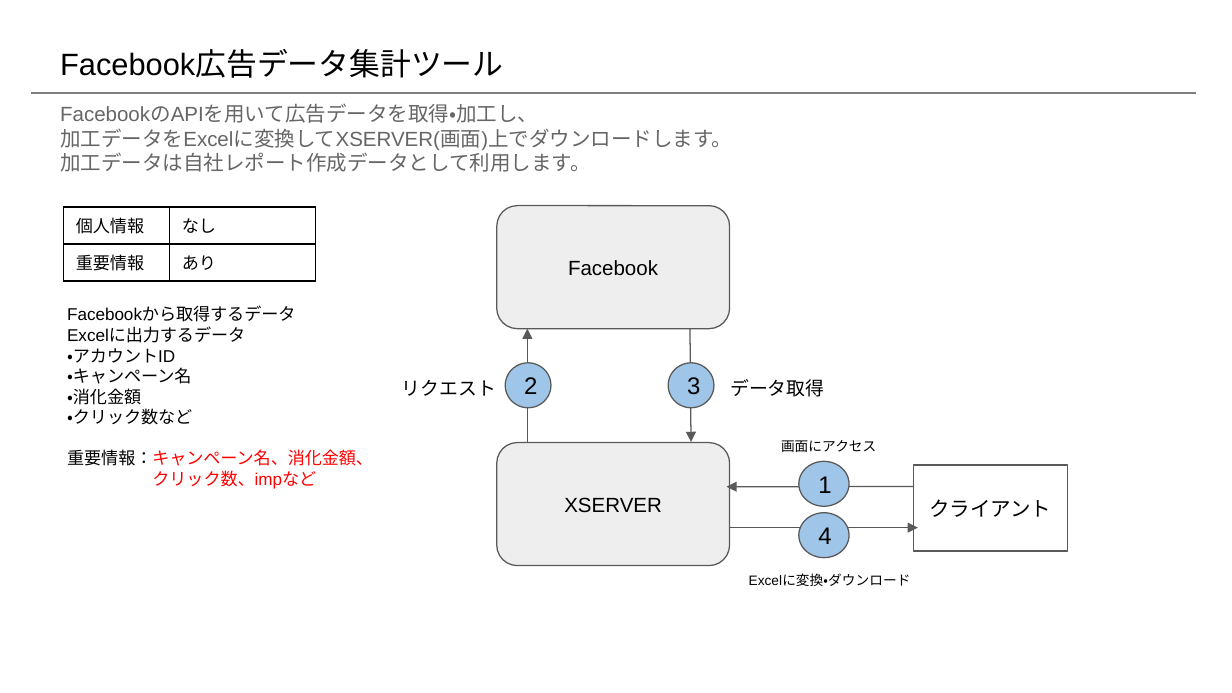
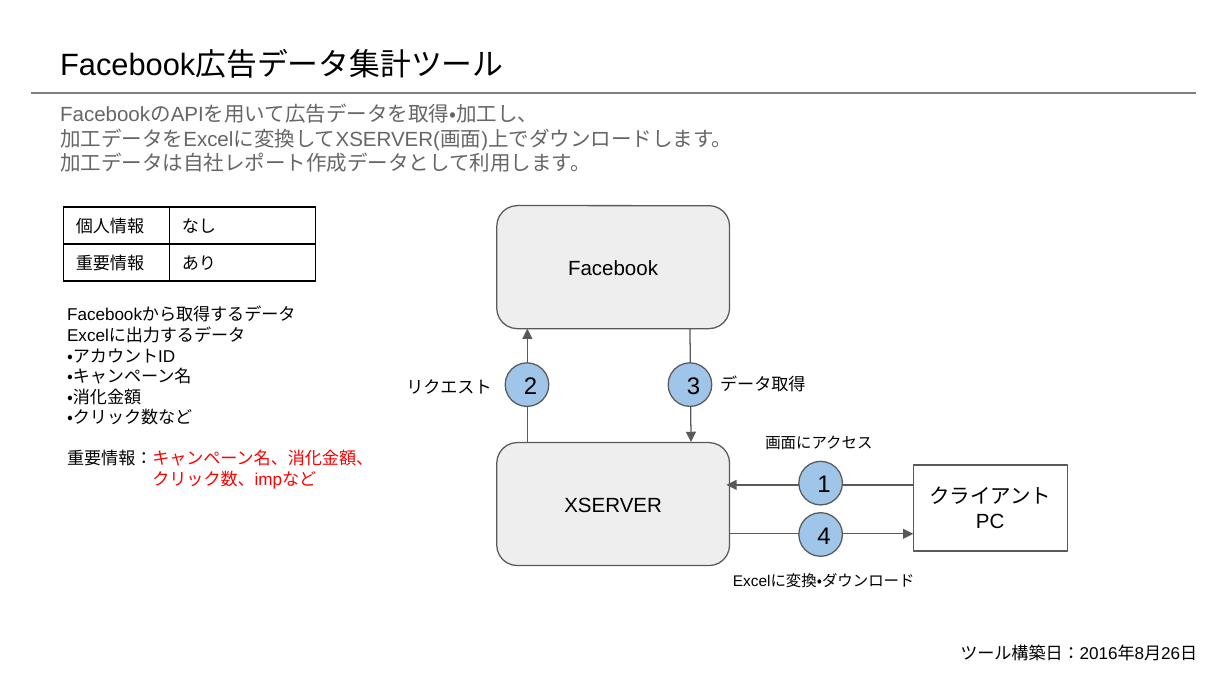
Before and after one commit to prime-x-co-ltd/px-overview, a slide deck: slide 14 of docs/自社開発システム構成図.pptx. Drawn at 1232x693 pixels with LibreOffice and Linux fonts; fonts in the diff are those of the drawing. Boxes give left, top, right and bottom in pixels: in the first picture for what was removed or moved away, otherwise in the second. Text is boxed around its words. In the diff, an @@ line names an element or a change of style, - is before the commit and + after.

```diff
--- a/docs/自社開発システム構成図.pptx
+++ b/docs/自社開発システム構成図.pptx
@@ text "リクエスト" at [406,379,491,394]: size 11 to 10 pt @@
@@ text "データ取得" at [720,375,805,392]: size 11 to 10 pt @@
@@ text "データ取得": place and size @@
-text "データ取得" at [730,379,824,397]
+text "データ取得" at [720,375,805,392]
@@ text "画面にアクセス": place and size @@
-text "画面にアクセス" at [781,440,876,452]
+text "画面にアクセス" at [765,435,872,450]
@@ text "画面にアクセス" at [765,435,872,450]: size 8 to 9 pt @@
@@ ellipse "1" at [798,461,841,504]: alignment left to centre @@
@@ ellipse "1": place and size @@
-ellipse "1" at [798,461,849,505]
+ellipse "1" at [798,461,841,504]
@@ arrow moved from (729, 527) - (918, 527) to (729, 533) - (913, 533) @@
@@ ellipse "4": place and size @@
-ellipse "4" at [798,513,849,557]
+ellipse "4" at [798,513,841,556]
@@ ellipse "4" at [798,513,841,556]: alignment left to centre @@
@@ text in rectangle at [976,513,1004,529]: paragraph added @@
+PC
@@ text "Excelに変換・ダウンロード" at [733,574,915,588]: size 8 to 9 pt @@
@@ text "Excelに変換・ダウンロード": place and size @@
-text "Excelに変換・ダウンロード" at [749,574,911,586]
+text "Excelに変換・ダウンロード" at [733,574,915,588]
@@ text added at [960,644,1197,661], 10 pt, text #000000 @@
+ツール構築日：2016年8月26日
```
Also in this commit, not shown: 14 other slides changed, 1 other file.
